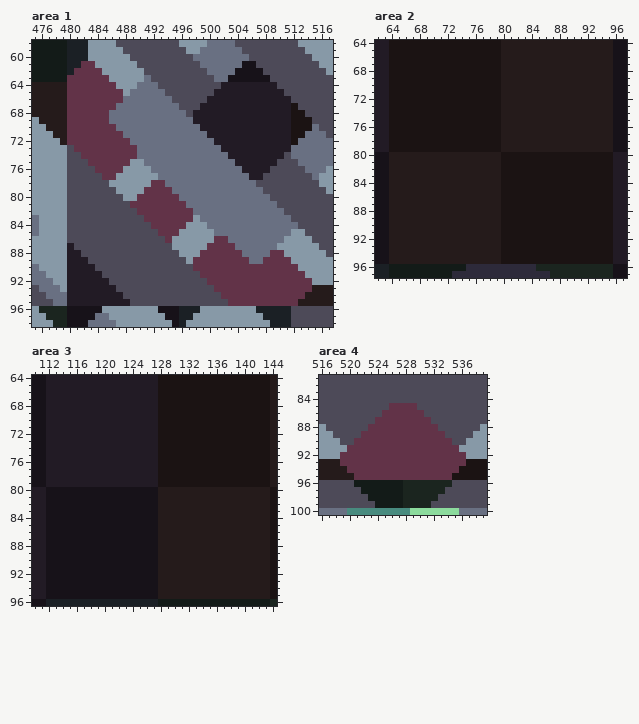
Pixel-art file: assets/sprites/atlas/atlas.ase. The picture above is the old version.
736x736 pixels, 1 frame. Colours within 5 levels of each other are drawn and written as one. Shown: area 1: x 475..517, y 58..98; area 2: x 62..97, y 64..97; area 3: x 110..144, y 64..96; area 4: x 516..539, y 81..100. The commit also changed other parts of the picture, which this record leaves out.
And afterwards:
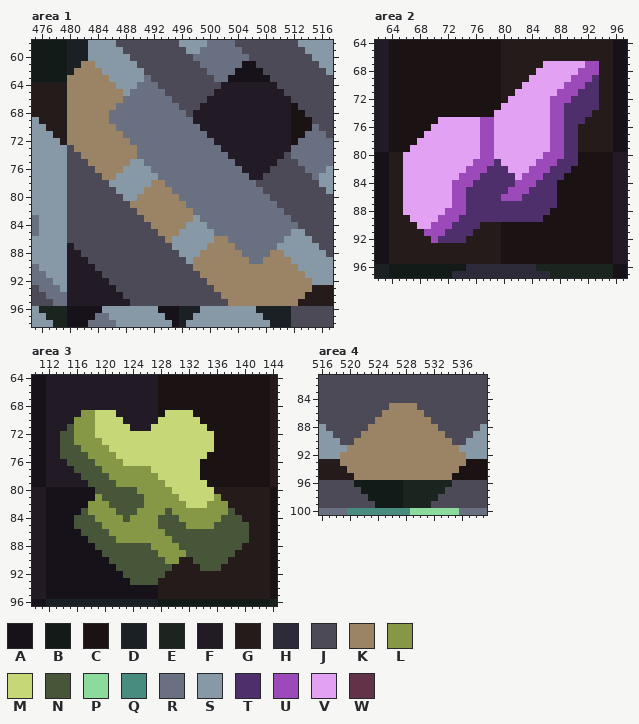
Palette (. is transparent): A #171219  B #131b18  C #1b1313  D #1b2025  E #1b251f  F #221b25  G #251b1b  H #2d2a3a  J #4d4a58  K #9b8366  L #869746  M #c5d776  N #475639  P #8cdb9d  Q #488b7f  R #697082  S #8799a7  T #4f2e6c  U #9c49b9  V #e2a1f2  W #623348
Changes in this commit:
Area 1, layer "blocks":
y 61: x 482..483 WW -> KK
y 62: x 481..484 WWWW -> KKKK
y 63: x 480..485 WWWWWW -> KKKKKK
y 64: x 480..486 WWWWWWW -> KKKKKKK
y 65..66: x 480..487 WWWWWWWW -> KKKKKKKK
y 67: x 480..486 WWWWWWW -> KKKKKKK
y 68..69: x 480..485 WWWWWW -> KKKKKK
y 70: x 480..486 WWWWWWW -> KKKKKKK
y 71: x 480..487 WWWWWWWW -> KKKKKKKK
y 72: x 480..488 WWWWWWWWW -> KKKKKKKKK
y 73: x 481..489 WWWWWWWWW -> KKKKKKKKK
y 74: x 482..489 WWWWWWWW -> KKKKKKKK
y 75: x 483..488 WWWWWW -> KKKKKK
y 76: x 484..487 WWWW -> KKKK
y 77: x 485..486 WW -> KK
y 78: x 492..493 WW -> KK
y 79: x 491..494 WWWW -> KKKK
y 80: x 490..495 WWWWWW -> KKKKKK
y 81: x 489..496 WWWWWWWW -> KKKKKKKK
y 82: x 490..497 WWWWWWWW -> KKKKKKKK
y 83: x 491..497 WWWWWWW -> KKKKKKK
y 84: x 492..496 WWWWW -> KKKKK
y 85: x 493..495 WWW -> KKK
y 86: x 494 W -> K; x 501..502 WW -> KK
y 87: x 500..503 WWWW -> KKKK
y 88: x 499..504 WWWWWW -> KKKKKK; x 509..510 WW -> KK
y 89: x 498..505 WWWWWWWW -> KKKKKKKK; x 508..511 WWWW -> KKKK
y 90: x 498..512 WWWWWWWWWWWWWWW -> KKKKKKKKKKKKKKK
y 91: x 499..513 WWWWWWWWWWWWWWW -> KKKKKKKKKKKKKKK
y 92: x 500..514 WWWWWWWWWWWWWWW -> KKKKKKKKKKKKKKK
y 93: x 501..514 WWWWWWWWWWWWWW -> KKKKKKKKKKKKKK
y 94: x 502..513 WWWWWWWWWWWW -> KKKKKKKKKKKK
y 95: x 503..512 WWWWWWWWWW -> KKKKKKKKKK
Area 2, layer "items":
y 67: x 86..93 GGGGGGGG -> VVVVVVUU
y 68: x 85..93 GGGGGGGGG -> VVVVVVUUU
y 69: x 84..93 GGGGGGGGGG -> VVVVVVUUUT
y 70: x 83..93 GGGGGGGGGGG -> VVVVVVUUUTT
y 71: x 82..93 GGGGGGGGGGGG -> VVVVVVUUUTTT
y 72: x 81..93 GGGGGGGGGGGGG -> VVVVVVUUUTTTT
y 73: x 80..93 GGGGGGGGGGGGGG -> VVVVVVVUUTTTTT
y 74: x 79..92 CGGGGGGGGGGGGG -> VVVVVVVVUUTTTT
y 75: x 71..91 CCCCCCCCCGGGGGGGGGGGG -> VVVVVVUUVVVVVVVVUUTTT
y 76: x 70..90 CCCCCCCCCCGGGGGGGGGGG -> VVVVVVVUUVVVVVVVVUUTT
y 77: x 69..90 CCCCCCCCCCCGGGGGGGGGGG -> VVVVVVVVUUVVVVVVVVUUTT
y 78: x 68..90 CCCCCCCCCCCCGGGGGGGGGGG -> VVVVVVVVVUUVVVVVVVVUUTT
y 79: x 67..90 CCCCCCCCCCCCCGGGGGGGGGGG -> VVVVVVVVVVUUVVVVVVVVUUTT
y 80: x 66..90 GGGGGGGGGGGGGGCCCCCCCCCCC -> VVVVVVVVVVVUUVVVVVVVUUUTT
y 81: x 66..90 GGGGGGGGGGGGGGCCCCCCCCCCC -> VVVVVVVVVVUUUTVVVVVUUUTTT
y 82: x 66..89 GGGGGGGGGGGGGGCCCCCCCCCC -> VVVVVVVVVUUUTTTVVVUUUTTT
y 83: x 66..88 GGGGGGGGGGGGGGCCCCCCCCC -> VVVVVVVVUUUTTTTTVUUUTTT
y 84: x 66..87 GGGGGGGGGGGGGGCCCCCCCC -> VVVVVVVUUUTTTTTTUUUTTT
y 85: x 66..87 GGGGGGGGGGGGGGCCCCCCCC -> VVVVVVVUUTTTTTTUUUTTTT
y 86: x 66..87 GGGGGGGGGGGGGGCCCCCCCC -> VVVVVVVUUTTTTTUUUTTTTT
y 87: x 66..87 GGGGGGGGGGGGGGCCCCCCCC -> VVVVVVVUUTTTTTTTTTTTTT
y 88: x 66..86 GGGGGGGGGGGGGGCCCCCCC -> VVVVVVUUUTTTTTTTTTTTT
y 89: x 67..85 GGGGGGGGGGGGGCCCCCC -> VVVVUUUTTTTTTTTTTTT
y 90: x 68..76 GGGGGGGGG -> VVUUUTTTT
y 91: x 69..75 GGGGGGG -> UUUTTTT
y 92: x 70..74 GGGGG -> UTTTT
Area 3, layer "blocks":
y 69: x 117..121 FFFFF -> LLMMM; x 129..132 CCCC -> MMMM
y 70: x 116..122 FFFFFFF -> LLLMMMM; x 128..133 CCCCCC -> MMMMMM
y 71: x 115..123 FFFFFFFFF -> NLLLMMMMM; x 127..134 FCCCCCCC -> MMMMMMMM
y 72: x 114..135 FFFFFFFFFFFFFFCCCCCCCC -> NNLLLMMMMMMMMMMMMMMMMM
y 73: x 114..135 FFFFFFFFFFFFFFCCCCCCCC -> NNLLLLMMMMMMMMMMMMMMMM
y 74: x 114..135 FFFFFFFFFFFFFFCCCCCCCC -> NNNLLLLMMMMMMMMMMMMMMM
y 75: x 114..134 FFFFFFFFFFFFFFCCCCCCC -> NNNNLLLLMMMMMMMMMMMMM
y 76: x 115..133 FFFFFFFFFFFFFCCCCCC -> NNNNLLLLMMMMMMMMMMM
y 77: x 116..133 FFFFFFFFFFFFCCCCCC -> NNNNLLLLLLLMMMMMMM
y 78: x 117..133 FFFFFFFFFFFCCCCCC -> NNNNLLLLLLLMMMMMM
y 79: x 118..134 FFFFFFFFFFCCCCCCC -> NNNNLLLLLLLMMMMMM
y 80: x 119..135 AAAAAAAAAGGGGGGGG -> NNNNNNLLLLLMMMMMM
y 81: x 119..136 AAAAAAAAAGGGGGGGGG -> LNNNNNNLLLLLMMMMML
y 82: x 118..137 AAAAAAAAAAGGGGGGGGGG -> LLLNNNNNLLLLLLMMMLLL
y 83: x 117..138 AAAAAAAAAAAGGGGGGGGGGG -> NLLLLNNNLLLLNLLLLLLLLN
y 84: x 116..139 AAAAAAAAAAAAGGGGGGGGGGGG -> NNNLLLLNLLLLNNNLLLLLLNNN
y 85: x 116..140 AAAAAAAAAAAAGGGGGGGGGGGGG -> NNNNLLLLLLLLNNNNLLLLNNNNN
y 86: x 117..140 AAAAAAAAAAAGGGGGGGGGGGGG -> NNNNLLLLLLLLNNNNNNNNNNNN
y 87: x 118..140 AAAAAAAAAAGGGGGGGGGGGGG -> NNNNLLLLLLLLNNNNNNNNNNN
y 88: x 119..139 AAAAAAAAAGGGGGGGGGGGG -> NNNNNNNNLLLLNNNNNNNNN
y 89: x 120..138 AAAAAAAAGGGGGGGGGGG -> NNNNNNNNLLLLNNNNNNN
y 90: x 121..130 AAAAAAAGGG -> NNNNNNNNLL; x 133..137 GGGGG -> NNNNN
y 91: x 122..129 AAAAAAGG -> NNNNNNNN; x 134..136 GGG -> NNN
y 92: x 123..128 AAAAAG -> NNNNNN
y 93: x 124..127 AAAA -> NNNN
Area 4, layer "blocks":
y 85: x 526..529 WWWW -> KKKK
y 86: x 525..530 WWWWWW -> KKKKKK
y 87: x 524..531 WWWWWWWW -> KKKKKKKK
y 88: x 523..532 WWWWWWWWWW -> KKKKKKKKKK
y 89: x 522..533 WWWWWWWWWWWW -> KKKKKKKKKKKK
y 90: x 521..534 WWWWWWWWWWWWWW -> KKKKKKKKKKKKKK
y 91: x 520..535 WWWWWWWWWWWWWWWW -> KKKKKKKKKKKKKKKK
y 92..93: x 519..536 WWWWWWWWWWWWWWWWWW -> KKKKKKKKKKKKKKKKKK
y 94: x 520..535 WWWWWWWWWWWWWWWW -> KKKKKKKKKKKKKKKK
y 95: x 521..534 WWWWWWWWWWWWWW -> KKKKKKKKKKKKKK
